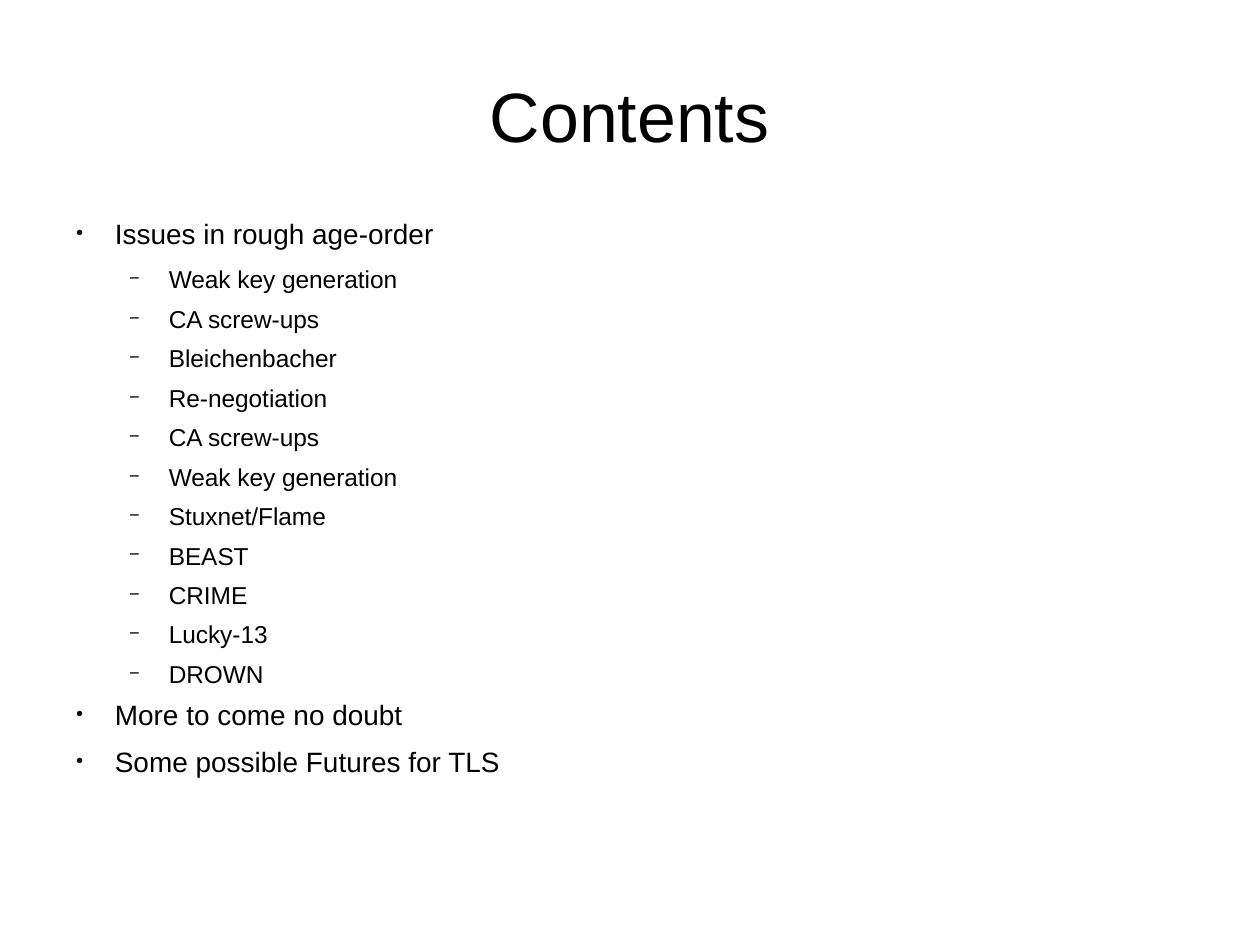
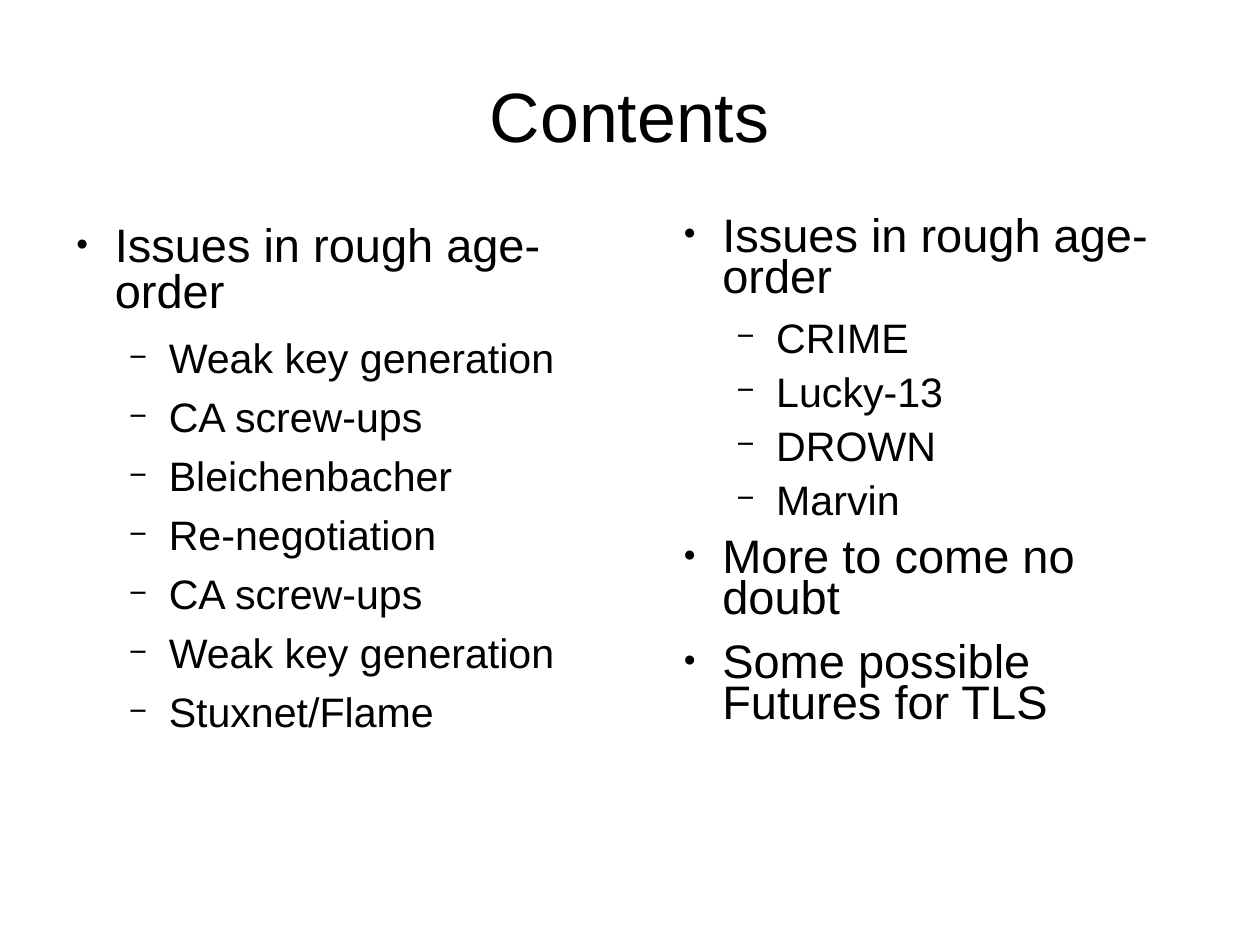
Before and after one commit to sftcd/cs7053, a slide deck: slide 3 of 2024lectures/08-tls-problems.odp. Drawn at 1260x945 pixels with LibreOffice and Linux fonts; fonts in the diff are those of the drawing. Boxes give left, top, right and bottom in pixels: in the first picture for what was removed or moved away, otherwise in the second. Text is boxed around its words. In the diff, an @@ line names an element or a change of style, - is before the commit and + after.

```diff
--- a/2024lectures/08-tls-problems.odp
+++ b/2024lectures/08-tls-problems.odp
@@ text "Issues in rough age-order" at box(115, 228, 554, 728): size 17.6 to 29.6 pt in "Issues in rough age-order"; size 15.4 to 25.9 pt in "Weak key generation", "CA screw-ups", "Bleichenbacher", "Re-negotiation" and 3 more places; line spacing 0.73 to 0.83 @@
@@ text added at box(722, 218, 1148, 720), 29.6 pt, text #000000 @@
+● Issues in rough age-order
+  − CRIME
+  − Lucky-13
+  − DROWN
+  − Marvin
+● More to come no doubt
+● Some possible Futures for TLS
@@ text at box(115, 548, 499, 777): paragraphs removed @@
-  − BEAST
-  − CRIME
-  − Lucky-13
-  − DROWN
-● More to come no doubt
-● Some possible Futures for TLS
```
Also in this commit, not shown: 1 slide added, 1 other file.
